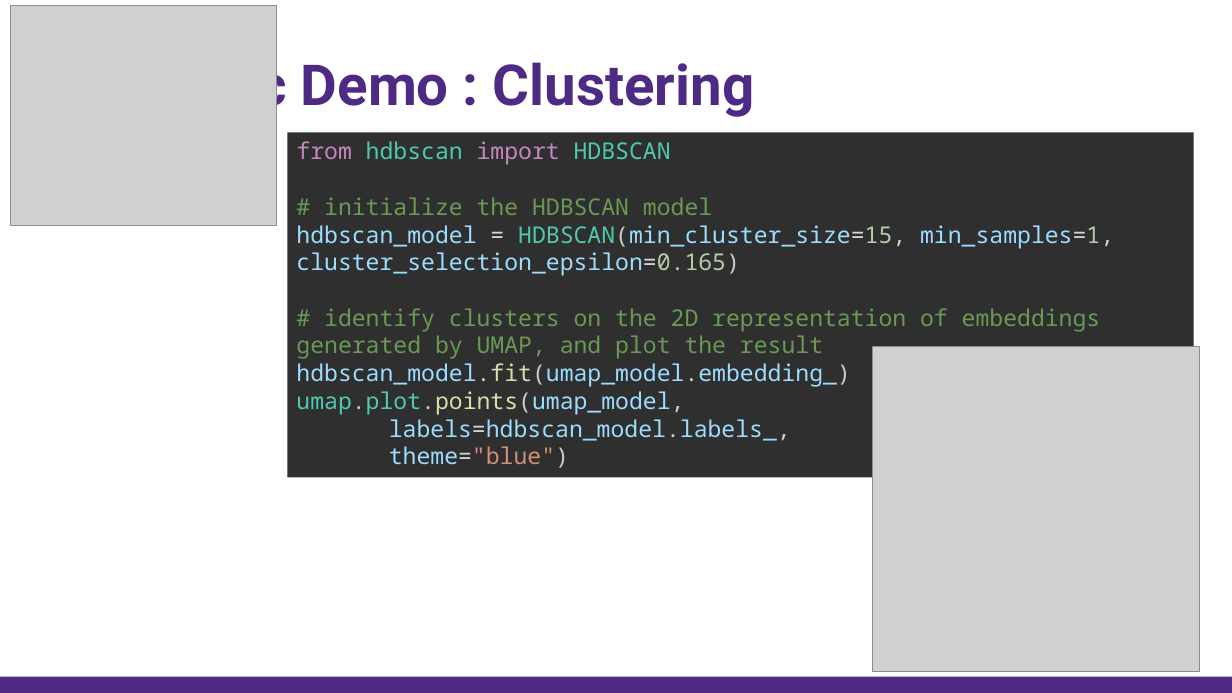
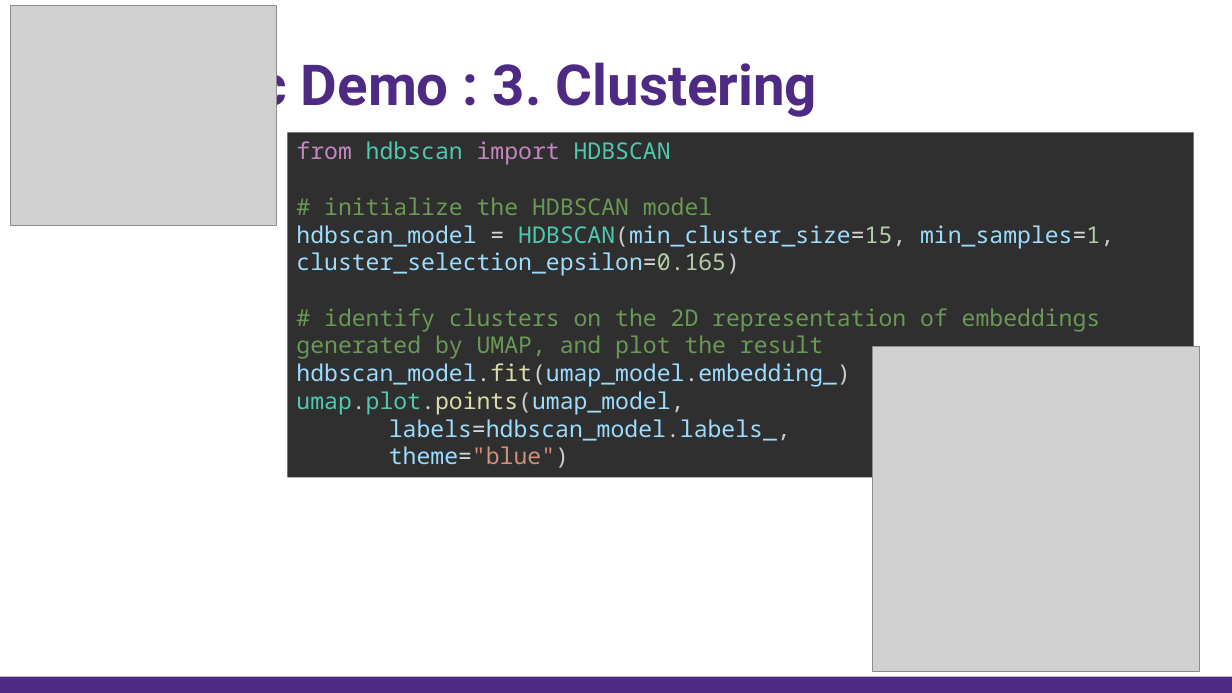
Before and after one commit to nuitrcs/AI_Week_Topic_Modeling, a slide deck: slide 24 of topic_modeling.pptx (slide 23 before the commit). Drawn at 1232x693 pixels with LibreOffice and Linux fonts; fonts in the diff are those of the drawing; grey boxes stand for pictures. Boxes give left, top, right and bottom in pixels: in the first picture for what was removed or moved away, otherwise in the second. Text is boxed around its words. In the diff, an @@ line names an element or a change of style, - is before the commit and + after.

```diff
--- a/topic_modeling.pptx
+++ b/topic_modeling.pptx
@@ title at (47,53,817,118): text changed @@
-BERTopic Demo : Clustering
+BERTopic Demo : 3. Clustering
```
Also in this commit, not shown: 5 other slides changed, 1 slide added, 7 other files.
